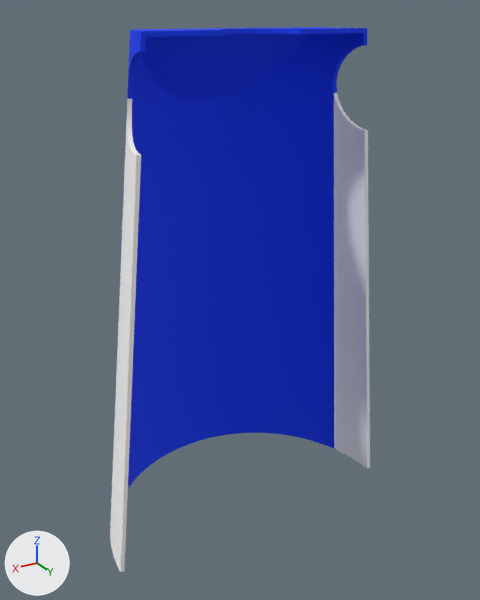
One commit to the COLLADA model sobit_mini_description/meshes/body/sobit_mini_body_cover.dae: the scene before it, then after it.
Before and after are seen from a 50 mm lens placed at (0.396, 0.611, 0.019), pointed at (-0.018, -0.079, -0.326). The lights are fixed; the arrows at lower left show +X, +Y and +Z. The older version comes first. Where no turn or scale is listed for an object, it has been applied to the vertices.

The first picture shows 'sobit_body v1', 'sobit_body v1.001', 'sobit_body v1.002'.
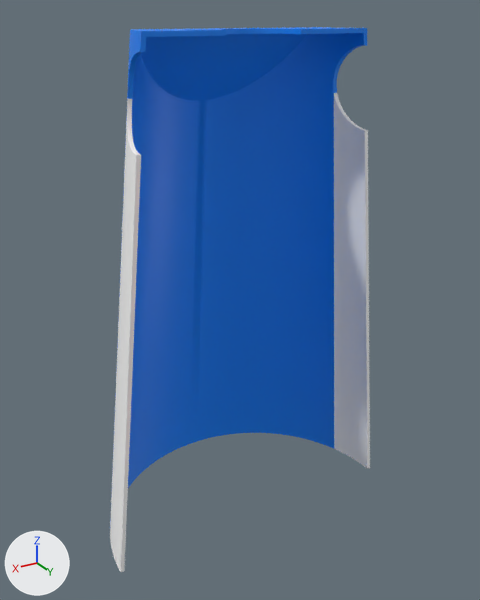
Location of each change, [x1, y1, x2, y2] in pixels of the pictures (480 x 600 px):
'sobit_body v1', recoloured, surface changed: [127, 27, 367, 488] in both

The change, as a list of edits to the scene's bpy script:
```text
Change mat_id10:
    mat_id10.roughness: 0.9 -> 0.5
    mat_id10.base_color: (0.0, 0.0437, 1.0) -> (0.0, 0.231, 1.0)  # blue #003bff -> blue #0084ff
```
